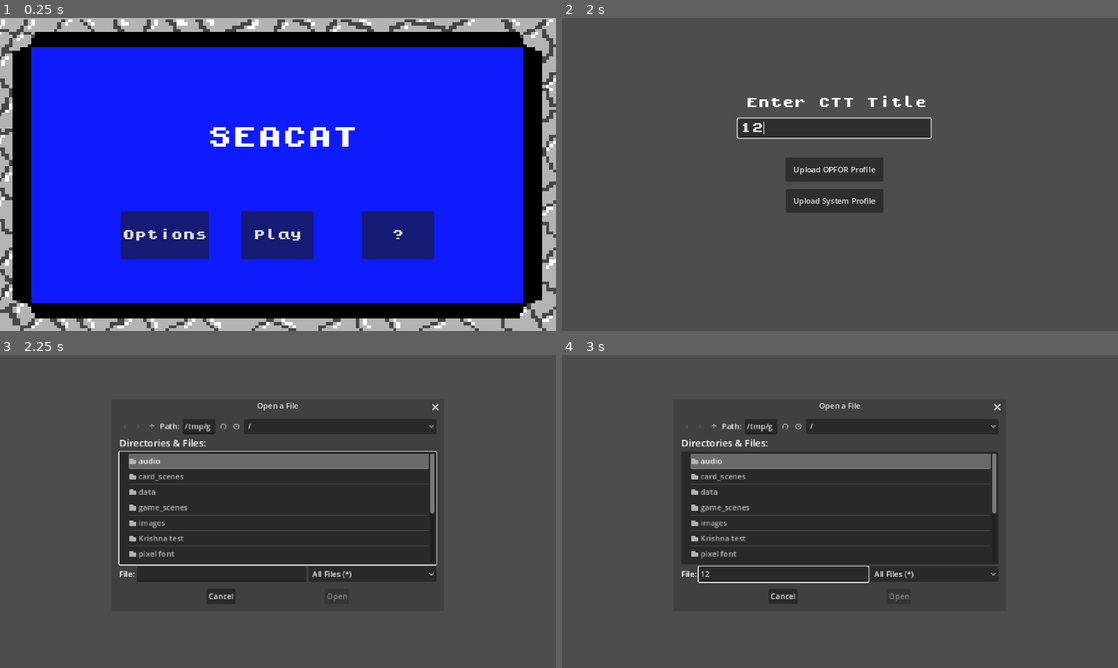
Above: before the commit, frames 1-4 (two rows, left to right).
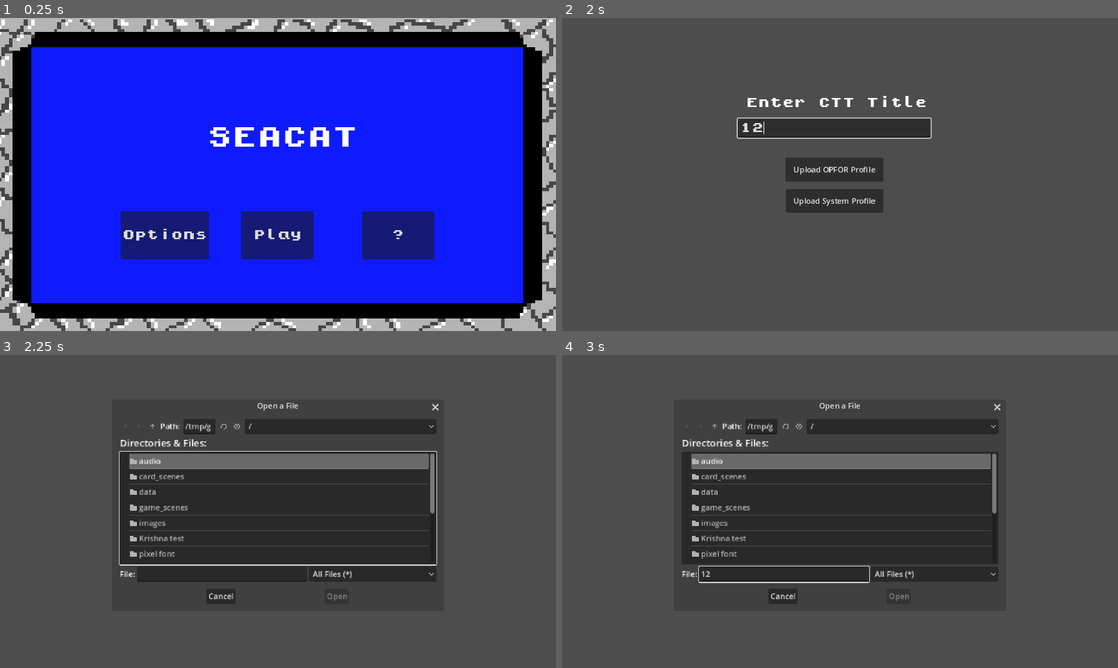
Above: after the commit, the same moments.

Repository: phan-andrew/demo3
Game: Godot game, scene res://game_scenes/start_screen/start_screen.tscn
Same seed, same stepped clock (60 frames per second), same inputs: the game is played once before the commit and once after it.
Inputs (mouse positions are in pixels of both pictures, inside the frame that each line leads up to):
- Up to frame 1 (0.25 s): no input
- Up to frame 2 (2 s): click "Play" at 0.5 s; click (834, 127) at 1.27 s; type "12" at 1.35 s
- Up to frame 3 (2.25 s): click "Upload OPFOR Profile" at 2 s
- Up to frame 4 (3 s): click (784, 574) at 2.77 s; type "12" at 2.85 s

Frames 1-2 are identical in both runs. In frame 3, 0.8% of the frame differs, in the area x 21-64%, y 21-78%; in frame 4, 0.8%.

Commit message:
renamed stuff

Diff:
--- a/game_scenes/game_screen/dropdown.gd
+++ b/game_scenes/game_screen/dropdown.gd
@@ -32,14 +32,14 @@
 func import_resources_data():
 	var file= FileAccess.open("res://data/ATT&CK_Names.txt", FileAccess.READ)
 	while !file.eof_reached():
-		var data_set = Array(file.get_csv_line())
-		attack_dict[attack_dict.size()] = data_set
+		var attack_data_set = Array(file.get_csv_line())
+		attack_dict[attack_dict.size()] = attack_data_set
 	file.close()
 
 	var file2= FileAccess.open("res://data/D3FEND_Names.txt", FileAccess.READ)
 	while !file2.eof_reached():
-		var data_set2 = Array(file2.get_csv_line())
-		defend_dict[defend_dict.size()] = data_set2
+		var defense_data_set = Array(file2.get_csv_line())
+		defend_dict[defend_dict.size()] = defense_data_set
 	file2.close()
 
 func add_attack_options():
